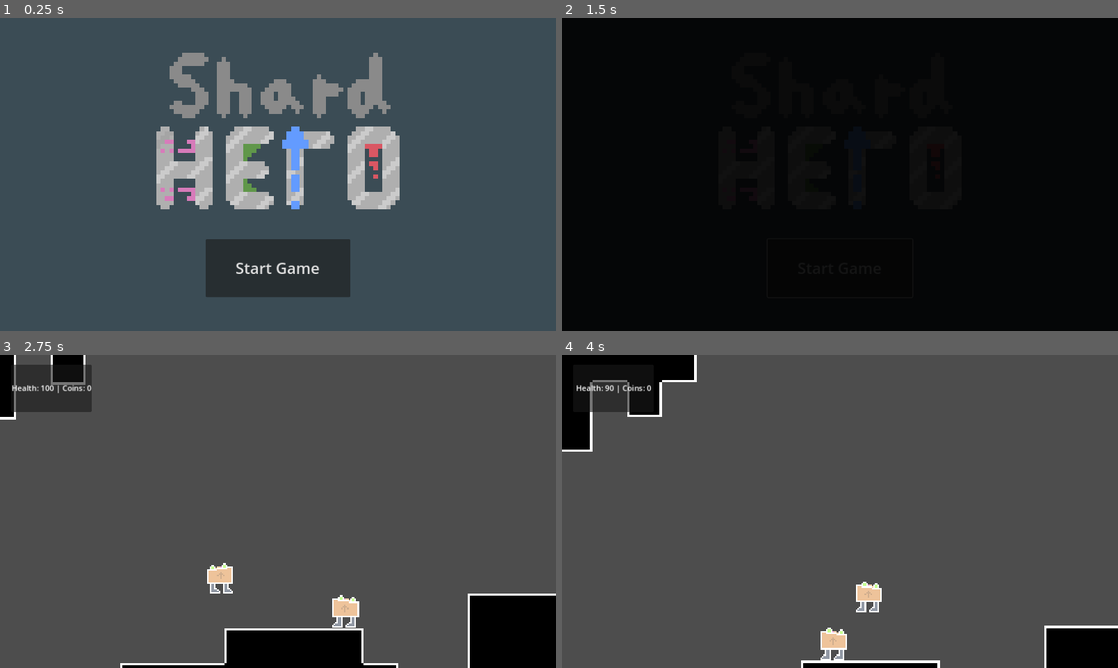
Above: before the commit, frames 1-4 (two rows, left to right).
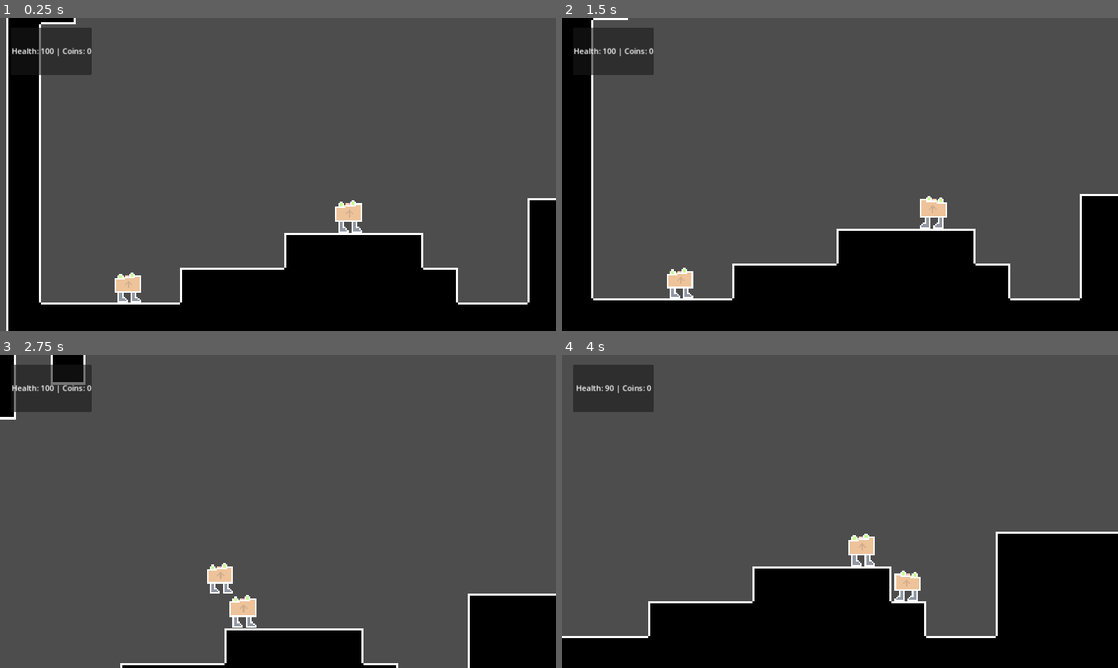
Above: after the commit, the same moments.

Repository: ShardHero/Main
Game: Godot game, scene res://scenes/level1.tscn
Same seed, same stepped clock (60 frames per second), same inputs: the game is played once before the commit and once after it. Before the commit the project starts from res://scenes/title_screen.tscn.
Inputs (mouse positions are in pixels of both pictures, inside the frame that each line leads up to):
- Up to frame 1 (0.25 s): no input
- Up to frame 2 (1.5 s): click (840, 268) at 0.5 s, where only the run before the commit has a clickable "Start Game"; click (840, 268) at 1.25 s, where only the run before the commit has a clickable "Start Game"
- Up to frame 3 (2.75 s): tap Enter (ui_accept) at 2, 2.27 s; hold Right (ui_right) from 2.03 s (still down)
- Up to frame 4 (4 s): tap Enter (ui_accept) at 3.02 s; release Right (ui_right) at 3.53 s; hold Left (ui_left) from 3.53 s (still down)

The runs differ from the first frame. In frame 1, 38% of the frame differs, in the area x 1-100%, y 0-100%; in frame 2, 75%, in the area x 2-100%, y 0-91%; in frame 3, 0.8%; in frame 4, 29%.
Error before the commit: Cannot call method 'change_scene_to_file' on a null value. (res://scenes/title_screen.gd:7)

Commit message:
Updated fade/in aniamtion 2

Diff:
--- a/project.godot
+++ b/project.godot
@@ -11,7 +11,7 @@
 [application]
 
 config/name="Shard Hero"
-run/main_scene="res://scenes/title_screen.tscn"
+run/main_scene="res://scenes/level1.tscn"
 config/features=PackedStringArray("4.3", "Forward Plus")
 config/icon="res://icon.svg"
 
--- a/scenes/level1.tscn
+++ b/scenes/level1.tscn
@@ -73,6 +73,36 @@
 [sub_resource type="RectangleShape2D" id="RectangleShape2D_cf5k7"]
 size = Vector2(142.25, 20)
 
+[sub_resource type="Animation" id="Animation_ybvs6"]
+length = 0.001
+tracks/0/type = "value"
+tracks/0/imported = false
+tracks/0/enabled = true
+tracks/0/path = NodePath("Canvas/blackbox:modulate")
+tracks/0/interp = 1
+tracks/0/loop_wrap = true
+tracks/0/keys = {
+"times": PackedFloat32Array(0),
+"transitions": PackedFloat32Array(1),
+"update": 0,
+"values": [Color(0, 0, 0, 1)]
+}
+
+[sub_resource type="Animation" id="Animation_feyno"]
+resource_name = "fade_in"
+tracks/0/type = "value"
+tracks/0/imported = false
+tracks/0/enabled = true
+tracks/0/path = NodePath("Canvas/blackbox:modulate")
+tracks/0/interp = 1
+tracks/0/loop_wrap = true
+tracks/0/keys = {
+"times": PackedFloat32Array(0, 1),
+"transitions": PackedFloat32Array(1, 1),
+"update": 0,
+"values": [Color(0, 0, 0, 1), Color(0, 0, 0, 0)]
+}
+
 [sub_resource type="Animation" id="Animation_1dije"]
 resource_name = "fade_out"
 tracks/0/type = "value"
@@ -88,36 +118,6 @@
 "values": [Color(0, 0, 0, 0), Color(0, 0, 0, 1)]
 }
 
-[sub_resource type="Animation" id="Animation_ybvs6"]
-length = 0.001
-tracks/0/type = "value"
-tracks/0/imported = false
-tracks/0/enabled = true
-tracks/0/path = NodePath("Canvas/blackbox:modulate")
-tracks/0/interp = 1
-tracks/0/loop_wrap = true
-tracks/0/keys = {
-"times": PackedFloat32Array(0),
-"transitions": PackedFloat32Array(1),
-"update": 0,
-"values": [Color(0, 0, 0, 1)]
-}
-
-[sub_resource type="Animation" id="Animation_feyno"]
-resource_name = "fade_in"
-tracks/0/type = "value"
-tracks/0/imported = false
-tracks/0/enabled = true
-tracks/0/path = NodePath("Canvas/blackbox:modulate")
-tracks/0/interp = 1
-tracks/0/loop_wrap = true
-tracks/0/keys = {
-"times": PackedFloat32Array(0, 1),
-"transitions": PackedFloat32Array(1, 1),
-"update": 0,
-"values": [Color(0, 0, 0, 1), Color(0, 0, 0, 0)]
-}
-
 [sub_resource type="AnimationLibrary" id="AnimationLibrary_hyb1j"]
 _data = {
 "RESET": SubResource("Animation_ybvs6"),
